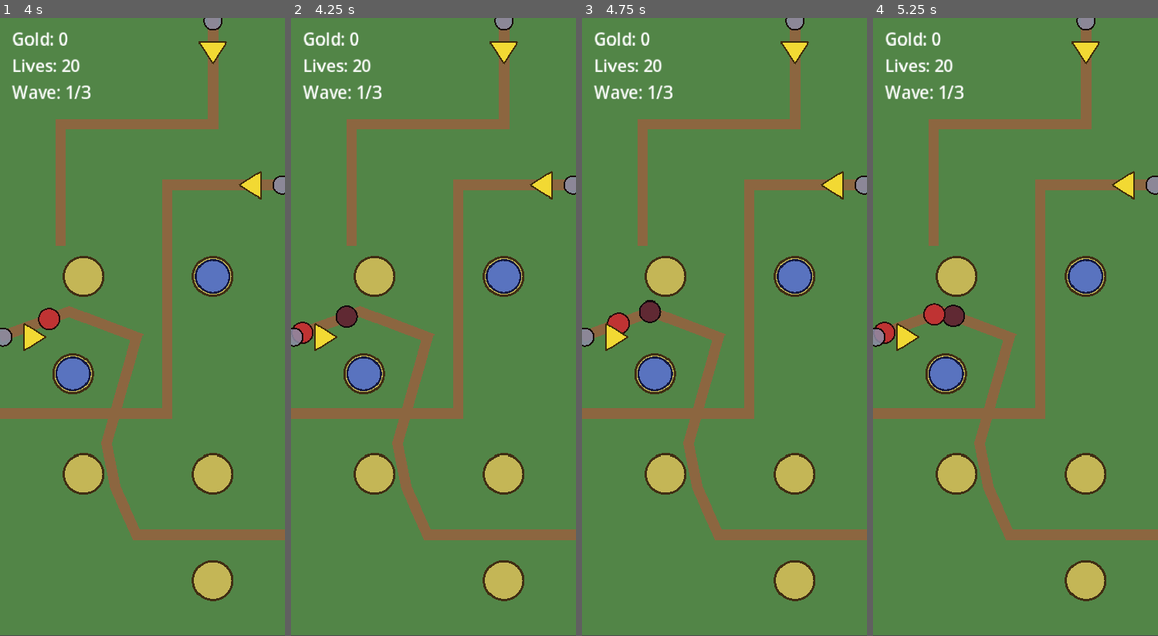
Above: before the commit, frames 1-4 (left to right).
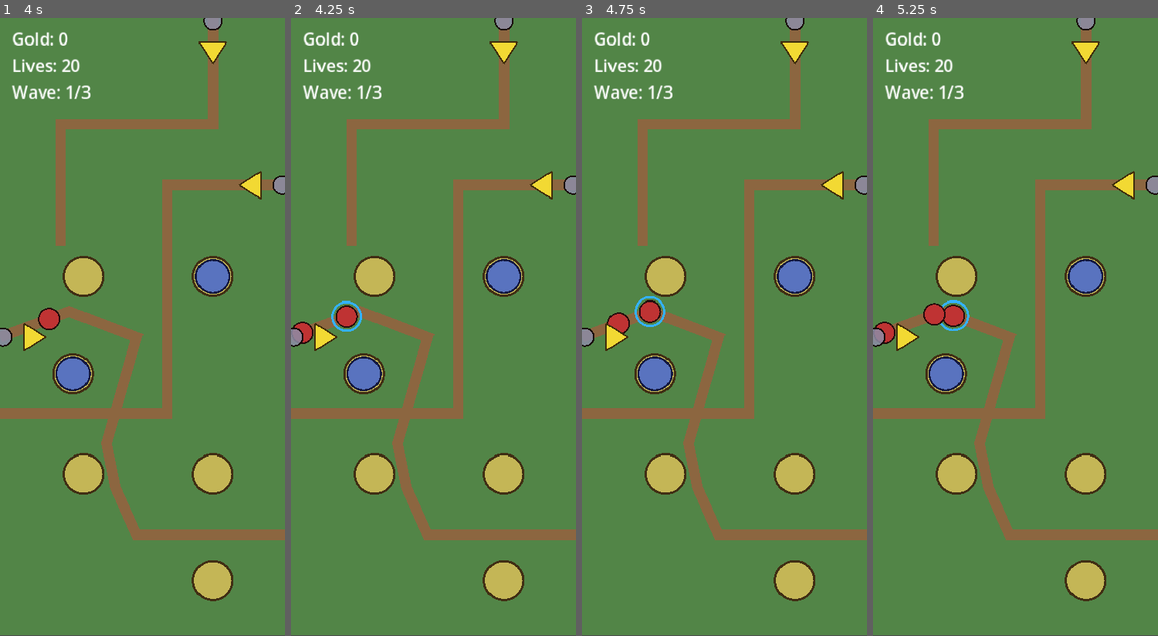
Above: after the commit, the same moments.

Repository: ookeooke/td1
Game: Godot game, scene res://main/Main.tscn
Same seed, same stepped clock (60 frames per second), same inputs: the game is played once before the commit and once after it.
Inputs (mouse positions are in pixels of both pictures, inside the frame that each line leads up to):
- Up to frame 1 (4 s): tap Enter at 0.5 s; move the mouse to (205, 296) at 0.52 s; click (205, 296) at 0.67 s; click "Build Archer (50g)" at 1.25 s; tap Space at 2 s; drag from (85, 357) to (213, 277) at 2.02 s; click "Build Archer (50g)" at 2.75 s; move the mouse to (171, 191) at 3.52 s; click (171, 191) at 3.67 s
- Up to frame 2 (4.25 s): no input
- Up to frame 3 (4.75 s): drag from (710, 450) to (593, 333) at 4.27 s
- Up to frame 4 (5.25 s): move the mouse to (1101, 419) at 5.02 s; click (1101, 419) at 5.17 s

Frame 1 is identical in both runs. In frame 2, 0.3% of the frame differs, in the area x 14-25%, y 45-51%; in frame 3, 0.3%; in frame 4, 0.3%.

Commit message:
Phase 13: swap enemy status tint for visible overlay rings
modulate tint was invisible on the red enemy sprite (red * cyan ≈ red,
red * yellow ≈ red). Replaced with bright overlay rings drawn in
_draw(): cyan ring at r=19 while slowed, yellow ring at r=23 while
stunned. Stun ring sits outermost so it's readable when both apply.

Also includes Godot's auto-reserialization of level1_waves.tres after
it indexed the new script UIDs (defaults stripped, typed arrays
rewritten as ExtResource refs — no semantic change).

Diff:
--- a/enemies/base_enemy.gd
+++ b/enemies/base_enemy.gd
@@ -55,7 +55,7 @@
 	effect.apply(self)
 	if effect.id == "stun" and state != State.STUNNED:
 		change_state(State.STUNNED)
-	_refresh_visuals()
+	queue_redraw()
 
 
 func _tick_effects(delta: float) -> void:
@@ -75,7 +75,7 @@
 		_effects.erase(id)
 		if id == "stun" and state == State.STUNNED:
 			change_state(State.WALKING)
-	_refresh_visuals()
+	queue_redraw()
 
 
 func _effective_speed() -> float:
@@ -83,16 +83,6 @@
 	if _effects.has("slow"):
 		s *= (1.0 - _effects["slow"].slow_factor)
 	return s
-
-
-func _refresh_visuals() -> void:
-	# Stun takes visual priority over slow.
-	if _effects.has("stun"):
-		modulate = Color(1.0, 1.0, 0.3)
-	elif _effects.has("slow"):
-		modulate = Color(0.5, 0.8, 1.0)
-	else:
-		modulate = Color(1, 1, 1)
 
 
 func take_damage(amount: float, type: int, _source: Node = null) -> void:
@@ -125,3 +115,9 @@
 func _draw() -> void:
 	draw_circle(Vector2.ZERO, 14.0, Color(0.75, 0.2, 0.2))
 	draw_arc(Vector2.ZERO, 14.0, 0, TAU, 24, Color(0.15, 0.05, 0.05), 2.0)
+	# Status-effect overlay rings. Stun drawn outermost so it's visible even
+	# if a slow is also active.
+	if _effects.has("slow"):
+		draw_arc(Vector2.ZERO, 19.0, 0, TAU, 28, Color(0.2, 0.7, 1.0), 3.0)
+	if _effects.has("stun"):
+		draw_arc(Vector2.ZERO, 23.0, 0, TAU, 28, Color(1.0, 0.95, 0.2), 3.0)
--- a/levels/level1_waves.tres
+++ b/levels/level1_waves.tres
@@ -1,60 +1,49 @@
 [gd_resource type="Resource" script_class="WaveList" format=3 uid="uid://ct8yq1taf8q1c"]
 
-[ext_resource type="Script" path="res://waves/WaveList.gd" id="1_list"]
-[ext_resource type="Script" path="res://waves/WaveData.gd" id="2_wave"]
-[ext_resource type="Script" path="res://waves/WaveSpawn.gd" id="3_spawn"]
+[ext_resource type="Script" uid="uid://b20v3766p6m5g" path="res://waves/WaveList.gd" id="1_list"]
+[ext_resource type="Script" uid="uid://bi3tyyql6gp6g" path="res://waves/WaveData.gd" id="2_wave"]
+[ext_resource type="Script" uid="uid://bn01uqj5y40yv" path="res://waves/WaveSpawn.gd" id="3_spawn"]
 [ext_resource type="PackedScene" uid="uid://ct8yjsiicg7nj" path="res://enemies/EnemyBasic.tscn" id="4_basic"]
 
 [sub_resource type="Resource" id="Spawn_W1_Left"]
 script = ExtResource("3_spawn")
-path_id = "left"
 enemy_scene = ExtResource("4_basic")
 count = 8
-interval = 1.0
-start_delay = 0.0
 
 [sub_resource type="Resource" id="Wave1"]
 script = ExtResource("2_wave")
-spawns = Array[WaveSpawn]([SubResource("Spawn_W1_Left")])
-countdown = 3.0
+spawns = Array[ExtResource("3_spawn")]([SubResource("Spawn_W1_Left")])
 bounty = 15
 
 [sub_resource type="Resource" id="Spawn_W2_Left"]
 script = ExtResource("3_spawn")
-path_id = "left"
 enemy_scene = ExtResource("4_basic")
 count = 6
 interval = 0.8
-start_delay = 0.0
 
 [sub_resource type="Resource" id="Spawn_W2_Right"]
 script = ExtResource("3_spawn")
 path_id = "right"
 enemy_scene = ExtResource("4_basic")
 count = 4
-interval = 1.0
 start_delay = 2.0
 
 [sub_resource type="Resource" id="Wave2"]
 script = ExtResource("2_wave")
-spawns = Array[WaveSpawn]([SubResource("Spawn_W2_Left"), SubResource("Spawn_W2_Right")])
+spawns = Array[ExtResource("3_spawn")]([SubResource("Spawn_W2_Left"), SubResource("Spawn_W2_Right")])
 countdown = 4.0
 bounty = 25
 
 [sub_resource type="Resource" id="Spawn_W3_Left"]
 script = ExtResource("3_spawn")
-path_id = "left"
 enemy_scene = ExtResource("4_basic")
 count = 5
-interval = 1.0
-start_delay = 0.0
 
 [sub_resource type="Resource" id="Spawn_W3_Right"]
 script = ExtResource("3_spawn")
 path_id = "right"
 enemy_scene = ExtResource("4_basic")
 count = 5
-interval = 1.0
 start_delay = 0.5
 
 [sub_resource type="Resource" id="Spawn_W3_Top"]
@@ -62,15 +51,14 @@
 path_id = "top"
 enemy_scene = ExtResource("4_basic")
 count = 5
-interval = 1.0
 start_delay = 1.0
 
 [sub_resource type="Resource" id="Wave3"]
 script = ExtResource("2_wave")
-spawns = Array[WaveSpawn]([SubResource("Spawn_W3_Left"), SubResource("Spawn_W3_Right"), SubResource("Spawn_W3_Top")])
+spawns = Array[ExtResource("3_spawn")]([SubResource("Spawn_W3_Left"), SubResource("Spawn_W3_Right"), SubResource("Spawn_W3_Top")])
 countdown = 5.0
 bounty = 40
 
 [resource]
 script = ExtResource("1_list")
-waves = Array[WaveData]([SubResource("Wave1"), SubResource("Wave2"), SubResource("Wave3")])
+waves = Array[ExtResource("2_wave")]([SubResource("Wave1"), SubResource("Wave2"), SubResource("Wave3")])
--- /dev/null
+++ b/node_2d.tscn
@@ -0,0 +1,3 @@
+[gd_scene format=3 uid="uid://bba6yi43rf7yi"]
+
+[node name="Node2D" type="Node2D" unique_id=1910778215]
Not shown, added: systems/SlowEffect.gd.uid
Not shown, added: systems/StatusEffect.gd.uid
Not shown, added: systems/StunEffect.gd.uid
